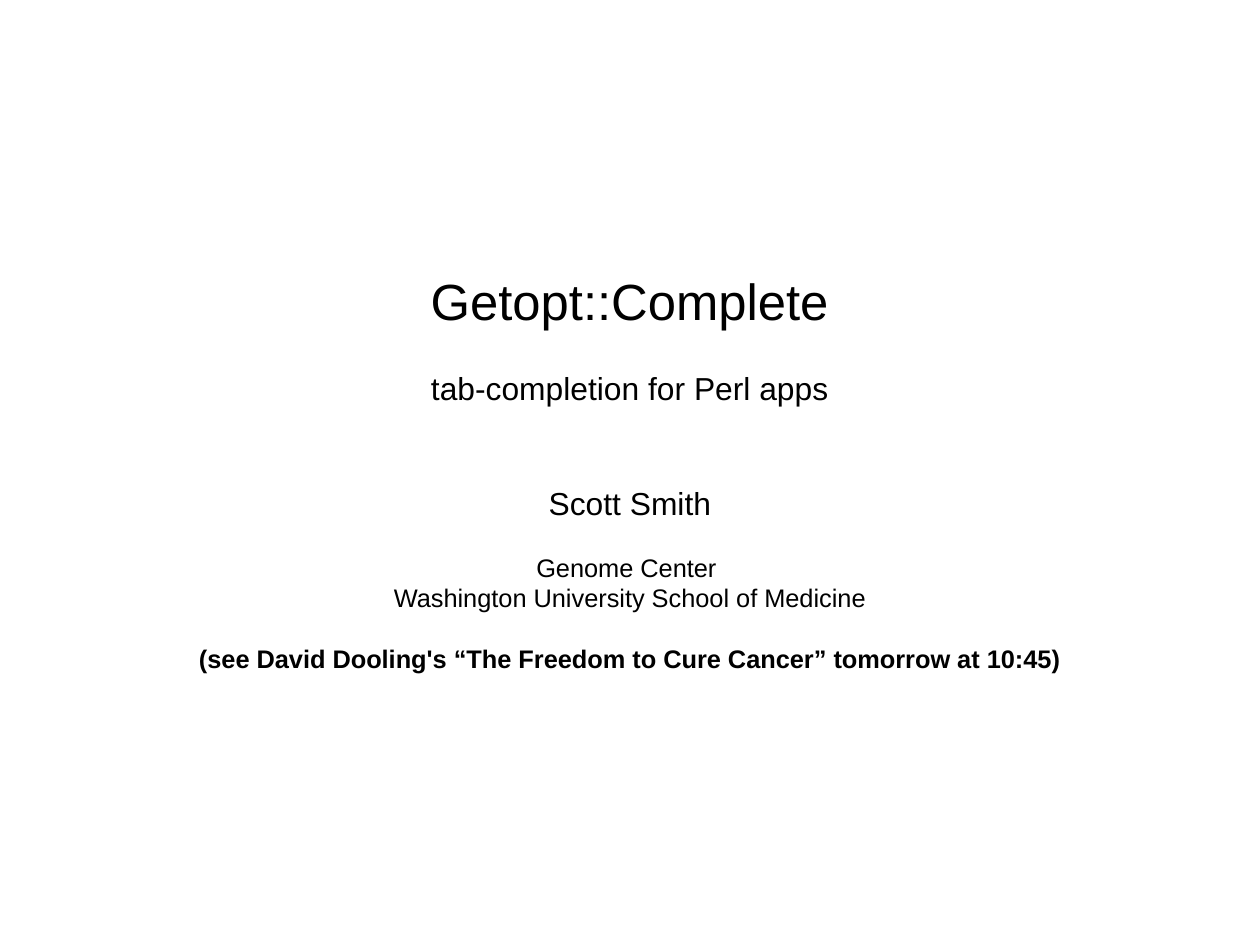
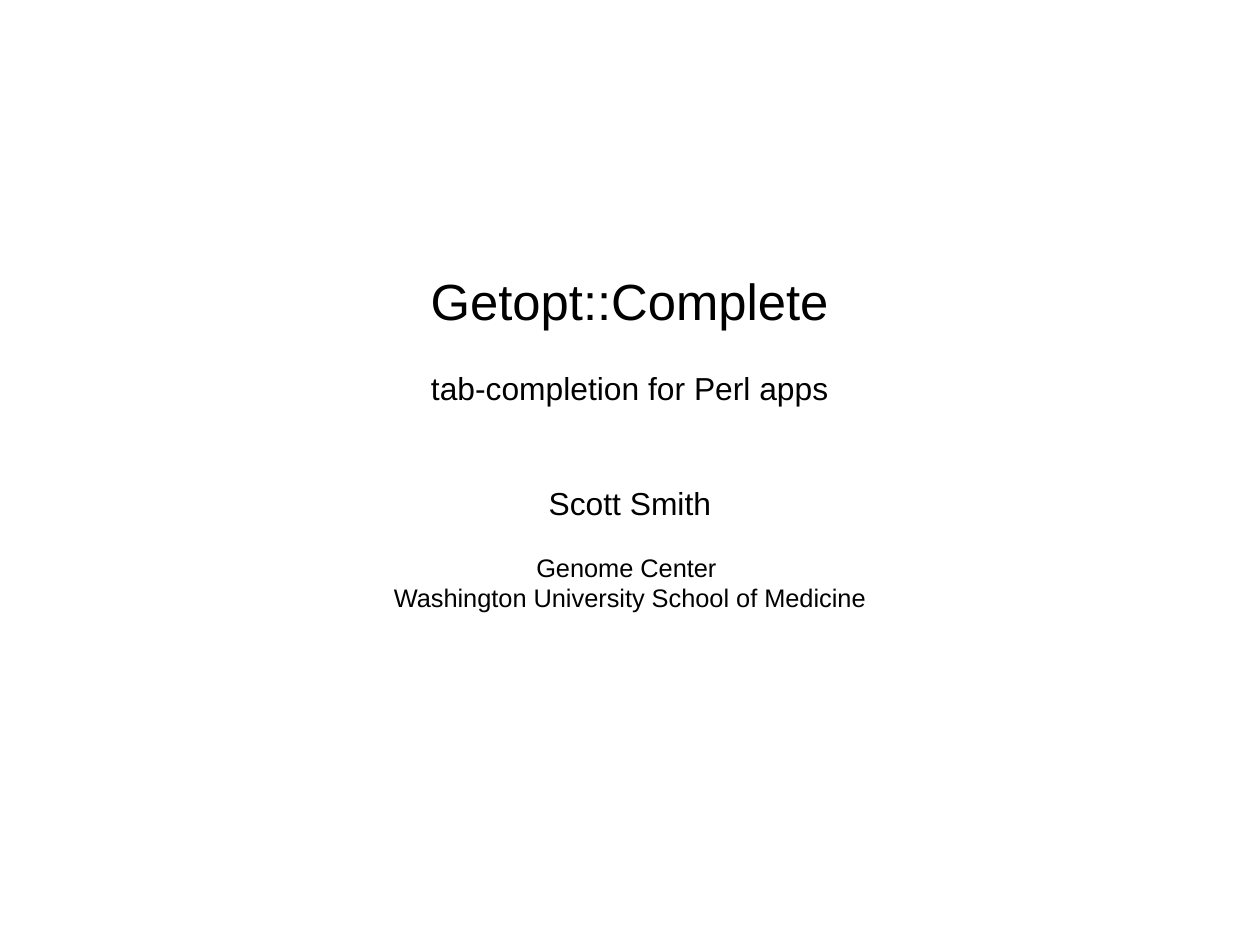
Before and after one commit to ssmith-wustl/Getopt-Complete, a slide deck: slide 6 of doc/getopt-complete.odp (slide 5 before the commit). Drawn at 1260x945 pixels with LibreOffice and Linux fonts; fonts in the diff are those of the drawing. Boxes give left, top, right and bottom in pixels: in the first picture for what was removed or moved away, otherwise in the second. Text is boxed around its words. In the diff, an @@ line names an element or a change of style, - is before the commit and + after.

```diff
--- a/doc/getopt-complete.odp
+++ b/doc/getopt-complete.odp
@@ subtitle at (x1=199, y1=649, x2=1060, y2=674): paragraph removed @@
-(see David Dooling's “The Freedom to Cure Cancer” tomorrow at 10:45)
```
Also in this commit, not shown: 15 other slides changed, 9 slides added, 1 other file.
